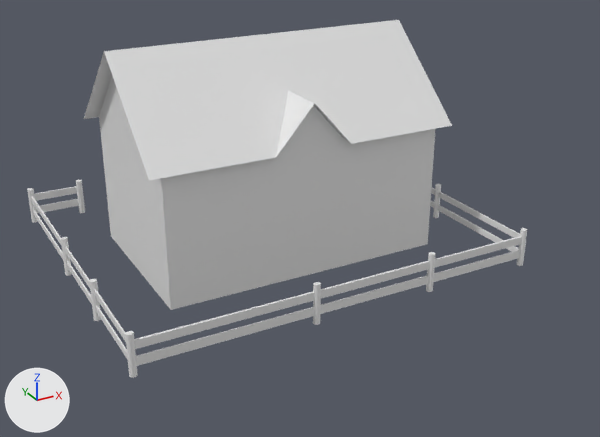
The Blender file Assets/Models/barn.blend, before and after one commit.
Rendered twice from a camera (50 mm lens) standing at (-12.7, -25.5, 13.3) and looking at (0.5, -1.7, 1.4). The axes (+X, +Y, +Z) are drawn at lower left. The lights are the same throughout. Materials are left out; every surface is plain grey.
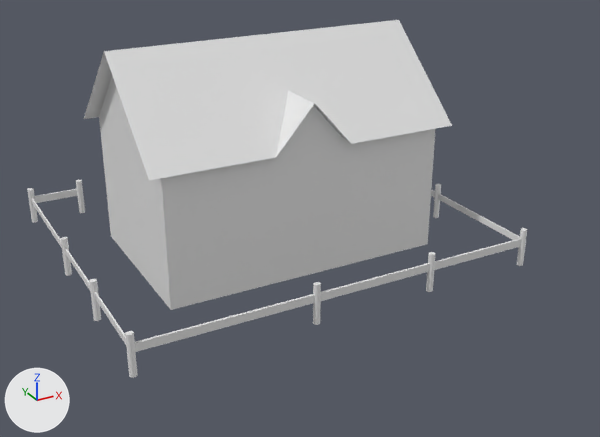
Pixel boxes [x1, y1, x2, y2] of what changed, in the pictures (600 x 437 px):
'Cube.008', moved: before [134, 236, 522, 349]; after [135, 239, 521, 352]
'Cube.009', deleted: before [136, 250, 520, 366]
'Cube.003', moved: before [430, 201, 518, 252]; after [431, 190, 520, 240]
'Cube.006', moved: before [31, 196, 126, 342]; after [32, 198, 126, 344]
'Cube.007', deleted: before [33, 210, 128, 360]
'Cube.001', deleted: before [431, 188, 520, 238]
'Cube.010', moved: before [34, 186, 77, 201]; after [35, 189, 77, 203]
'Cube.011', deleted: before [36, 199, 79, 213]

Diff of the bpy script that builds the scene:
```diff
--- a/Assets/Models/barn.blend.py
+++ b/Assets/Models/barn.blend.py
@@ ob_cube_001 @@
-ob_cube_001 = bpy.data.objects.new('Cube.001', me_cube_007)
-ob_cube_001.location = (7.05, 0.58, 0.88)
-ob_cube_001.scale = (0.0277, 6.68, 0.113)
@@ ob_cube_003 @@
 ob_cube_003 = bpy.data.objects.new('Cube.003', me_cube_008)
-ob_cube_003.location = (7.05, 0.58, 0.31)
+ob_cube_003.location = (7.05, 0.58, 0.78)
 ob_cube_003.scale = (0.0277, 6.68, 0.113)
@@ ob_cube_006 @@
 ob_cube_006 = bpy.data.objects.new('Cube.006', me_cube_011)
-ob_cube_006.location = (-7.26, 0.08, 0.88)
+ob_cube_006.location = (-7.26, 0.08, 0.79)
 ob_cube_006.scale = (0.0277, 6.06, 0.113)
@@ ob_cube_007 @@
-ob_cube_007 = bpy.data.objects.new('Cube.007', me_cube_012)
-ob_cube_007.location = (-7.26, 0.08, 0.31)
-ob_cube_007.scale = (0.0277, 6.06, 0.113)
@@ ob_cube_008 @@
 ob_cube_008 = bpy.data.objects.new('Cube.008', me_cube_013)
-ob_cube_008.location = (-0.16, -6.01, 0.86)
+ob_cube_008.location = (-0.16, -6.01, 0.77)
 ob_cube_008.scale = (7.09, 0.0399, 0.141)
@@ ob_cube_009 @@
-ob_cube_009 = bpy.data.objects.new('Cube.009', me_cube_014)
-ob_cube_009.location = (-0.16, -6.01, 0.32)
-ob_cube_009.scale = (7.09, 0.0399, 0.141)
@@ ob_cube_010 @@
 ob_cube_010 = bpy.data.objects.new('Cube.010', me_cube_015)
-ob_cube_010.location = (-6.32, 6.27, 0.86)
+ob_cube_010.location = (-6.32, 6.27, 0.76)
 ob_cube_010.scale = (0.899, 0.0399, 0.141)
@@ ob_cube_011 @@
-ob_cube_011 = bpy.data.objects.new('Cube.011', me_cube_016)
-ob_cube_011.location = (-6.32, 6.27, 0.32)
-ob_cube_011.scale = (0.899, 0.0399, 0.141)
```
